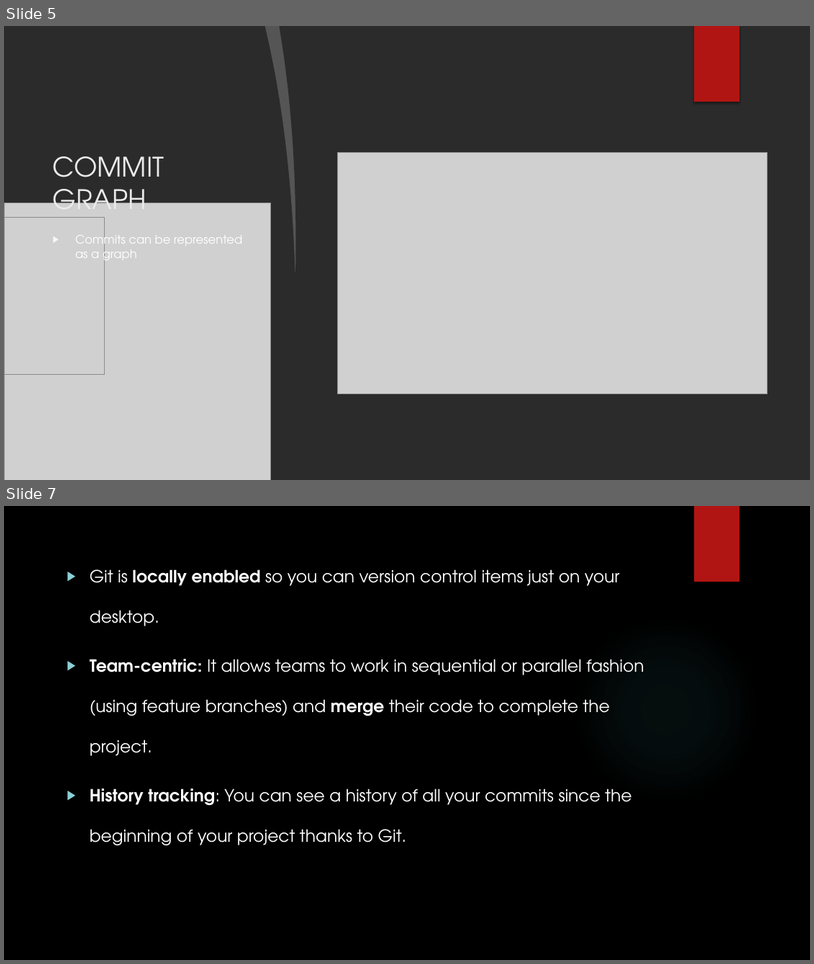
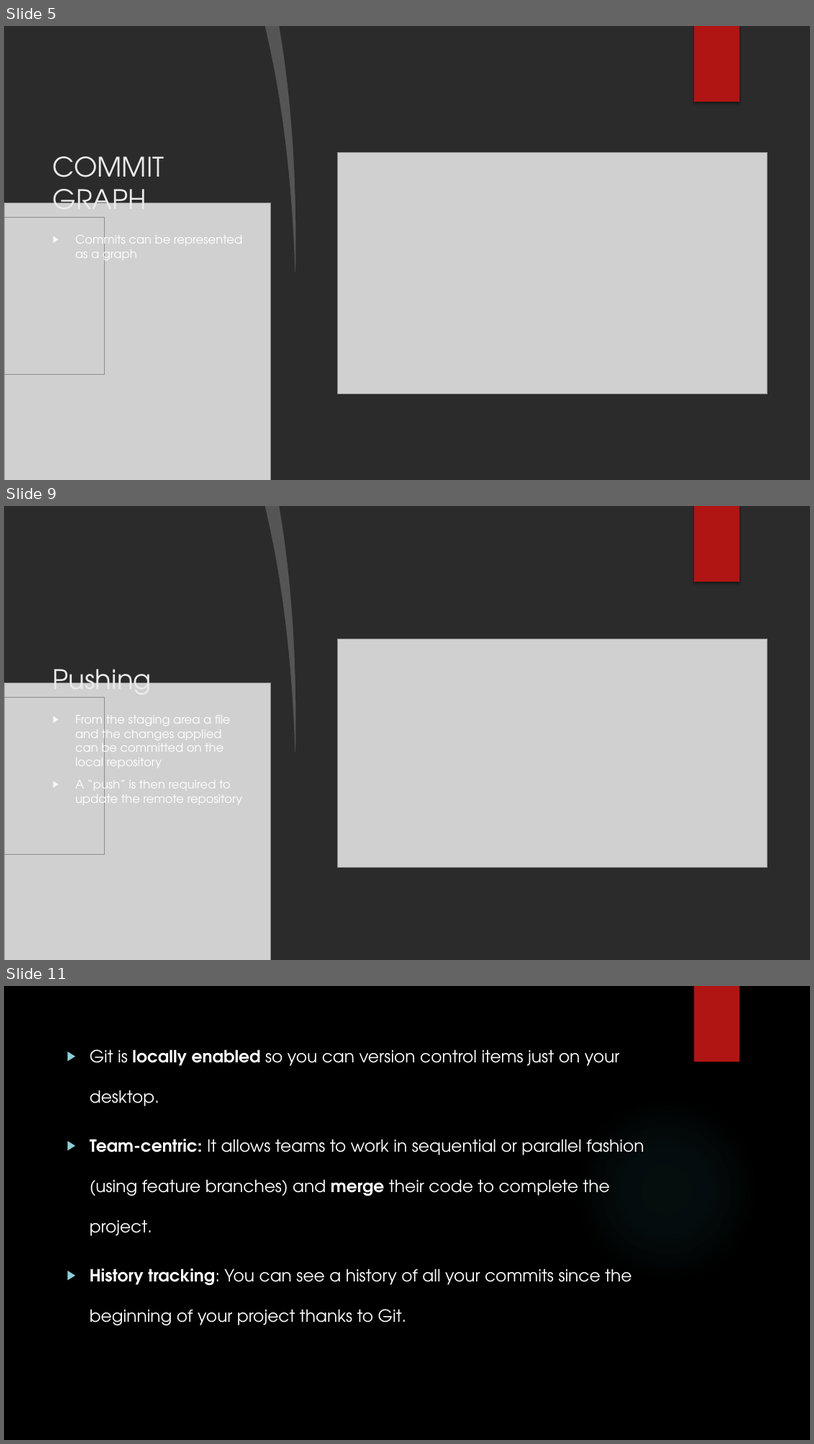
Before and after one commit to vmmunoz4/CS319-FinalProject, a slide deck: Git_Presentation.pptx. Shown one above the other, each under a label of ours: slides 5 and 7 before the commit, slides 5, 9 and 11 after it; the slides between them are not shown. The pictures are 814x964 and 814x1444 pixels, drawn with LibreOffice and Linux fonts; fonts in the diff are those of the drawing; grey boxes stand for pictures; background and template pictures are left out; a plain dark background stands for a picture behind light text. Boxes give left, top, right and bottom in pixels: in the first picture for what was removed or moved away, otherwise in the second. Text is boxed around its words. In the diff, an @@ line names an element or a change of style, - is before the commit and + after.

```diff
--- a/Git_Presentation.pptx
+++ b/Git_Presentation.pptx
@@ slide 9 added at box(4, 506, 810, 960), background picture (left out); not listed: 1 template element that a slide beside it also shows @@
@@ freeform shape added at box(265, 506, 302, 752), fill #FFFFFF at 20% opacity @@
@@ freeform shape added at box(279, 506, 810, 960), fill #FFFFFF @@
@@ picture added at box(533, 506, 639, 582) @@
@@ rectangle added at box(694, 506, 740, 582), fill #B01513 @@
@@ ellipse added at box(574, 617, 759, 803), fill gradient #F3F3F3 @@
@@ picture added at box(338, 639, 767, 867) @@
@@ title added at box(53, 661, 152, 701), 32 pt, text #EBEBEB @@
+Pushing
@@ picture added at box(4, 682, 271, 960) @@
@@ picture added at box(4, 698, 104, 854) @@
@@ text added at box(75, 715, 243, 809), 14 pt, text #FFFFFF @@
+▶ From the staging area a file and the changes applied can be committed on the local repository
+▶ A “push” is then required to update the remote repository
@@ picture added at box(574, 909, 639, 960) @@
@@ what was slide 7 is now slide 11 @@
```
Also in this commit, not shown: 2 slides changed, 3 other slides added, 10 other files.
